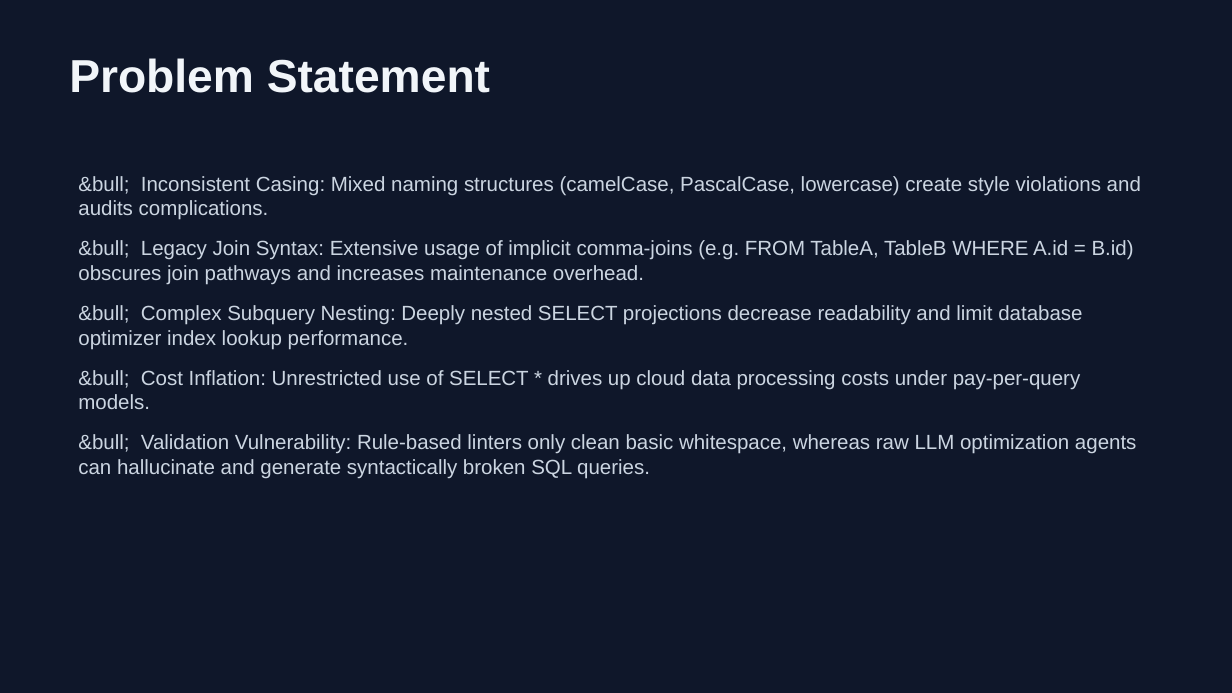
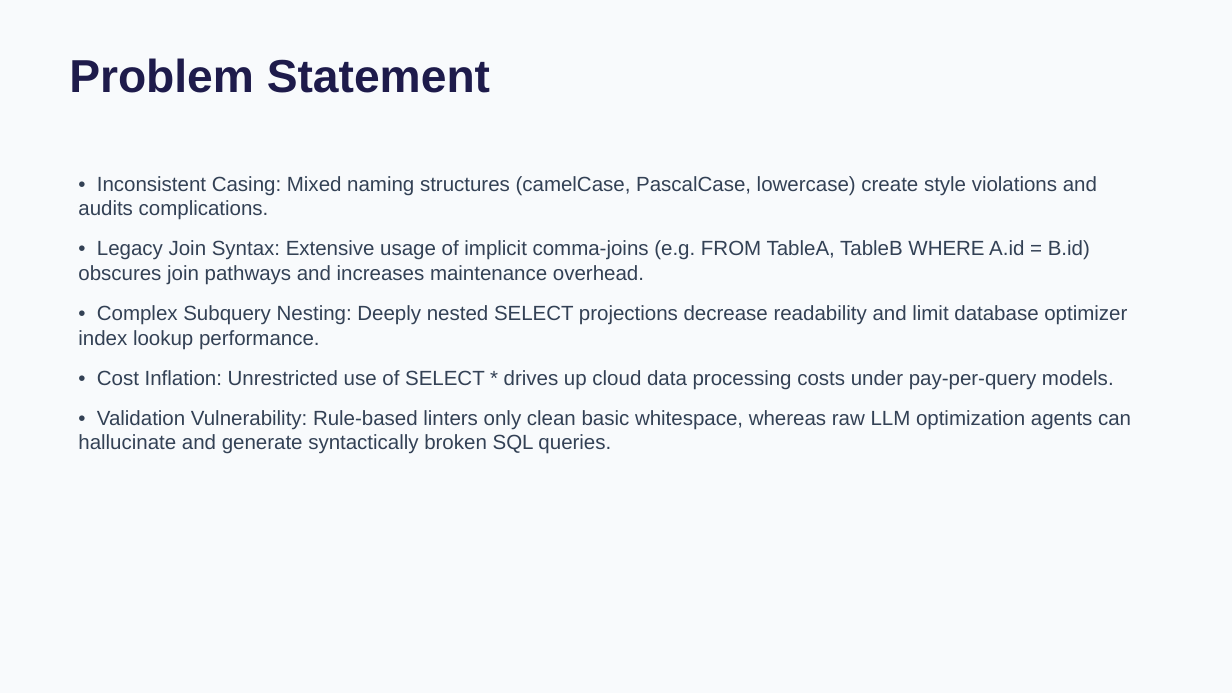
Before and after one commit to bharathpyla/sql-query-linter-style-fixer, a slide deck: slide 3 of Presentation.pptx. Drawn at 1232x693 pixels with LibreOffice and Linux fonts; fonts in the diff are those of the drawing. Boxes give left, top, right and bottom in pixels: in the first picture for what was removed or moved away, otherwise in the second. Text is boxed around its words. In the diff, an @@ line names an element or a change of style, - is before the commit and + after.

Commit message:
Update presentation PPTX with light theme and proper bullet points formatting

```diff
--- a/Presentation.pptx
+++ b/Presentation.pptx
@@ background #0F172A to #F8FAFC @@
@@ text "Problem Statement" at [69, 58, 490, 93]: text colour #F1F5F9 to #1E1B4B @@
@@ text at [78, 176, 1131, 454]: text changed; text colour #CBD5E1 to #334155 @@
-&bull; Inconsistent Casing: Mixed naming structures (camelCase, PascalCase, lowercase) create style violations and audits complications.
-&bull; Legacy Join Syntax: Extensive usage of implicit comma-joins (e.g. FROM TableA, TableB WHERE A.id = B.id) obscures join pathways and increases maintenance overhead.
-&bull; Complex Subquery Nesting: Deeply nested SELECT projections decrease readability and limit database optimizer index lookup performance.
-&bull; Cost Inflation: Unrestricted use of SELECT * drives up cloud data processing costs under pay-per-query models.
-&bull; Validation Vulnerability: Rule-based linters only clean basic whitespace, whereas raw LLM optimization agents can hallucinate and generate syntactically broken SQL queries.
+• Inconsistent Casing: Mixed naming structures (camelCase, PascalCase, lowercase) create style violations and audits complications.
+• Legacy Join Syntax: Extensive usage of implicit comma-joins (e.g. FROM TableA, TableB WHERE A.id = B.id) obscures join pathways and increases maintenance overhead.
+• Complex Subquery Nesting: Deeply nested SELECT projections decrease readability and limit database optimizer index lookup performance.
+• Cost Inflation: Unrestricted use of SELECT * drives up cloud data processing costs under pay-per-query models.
+• Validation Vulnerability: Rule-based linters only clean basic whitespace, whereas raw LLM optimization agents can hallucinate and generate syntactically broken SQL queries.
```
Also in this commit, not shown: 7 other slides changed.
